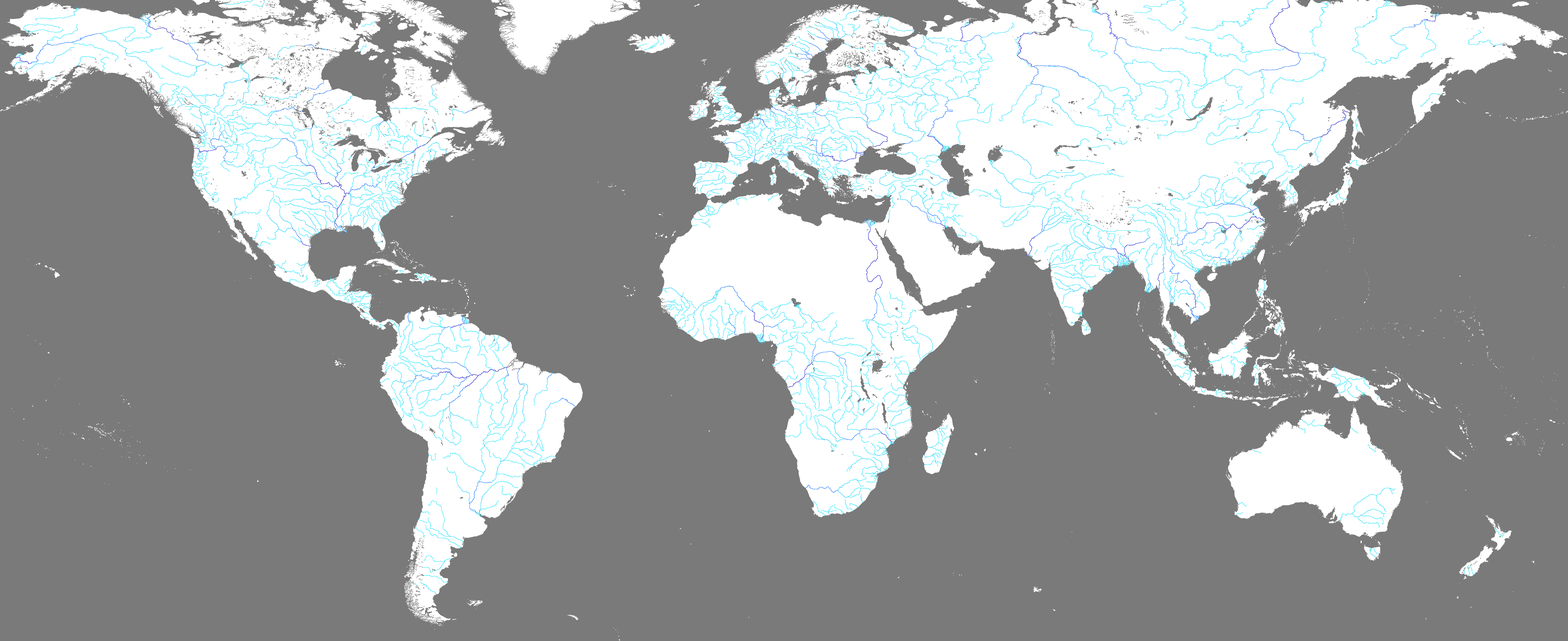
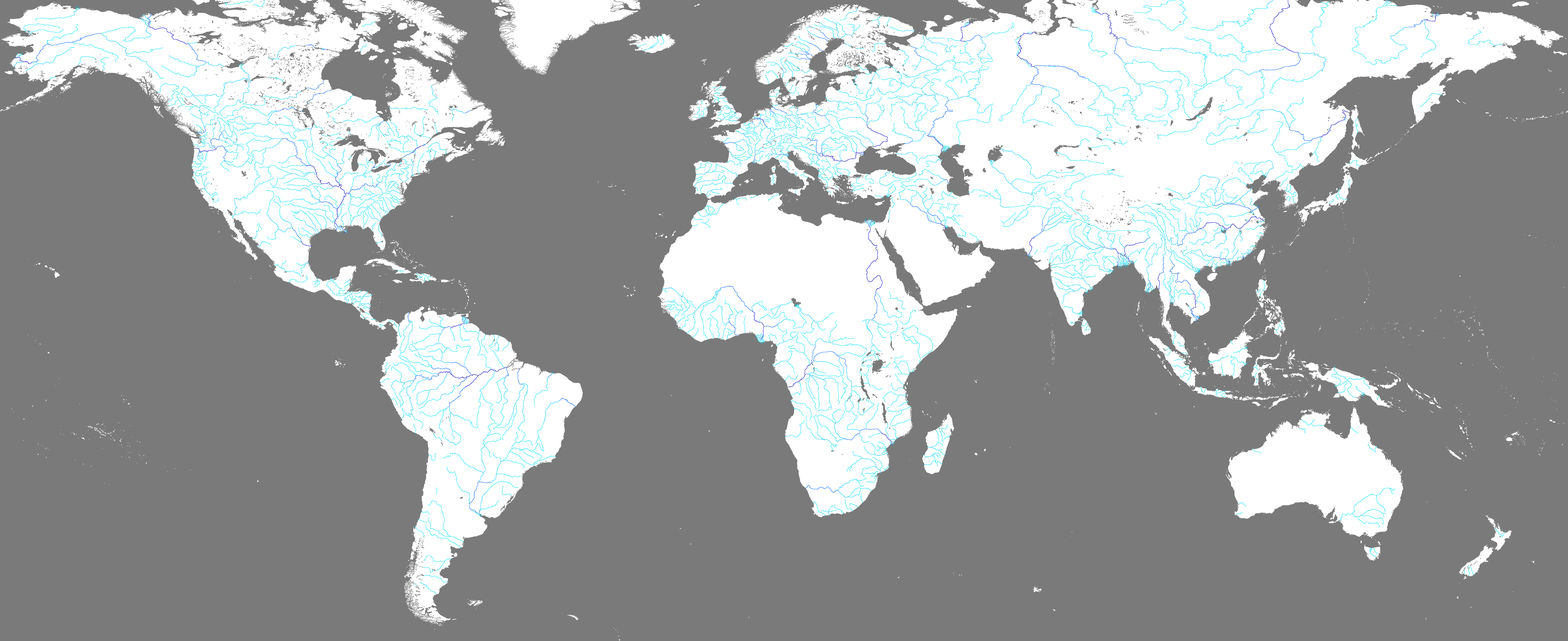
Revision of a layered 1568 x 641 image; what changed, layer by layer:
painted on "rivers.bmp" over [1188, 217, 1202, 233]
